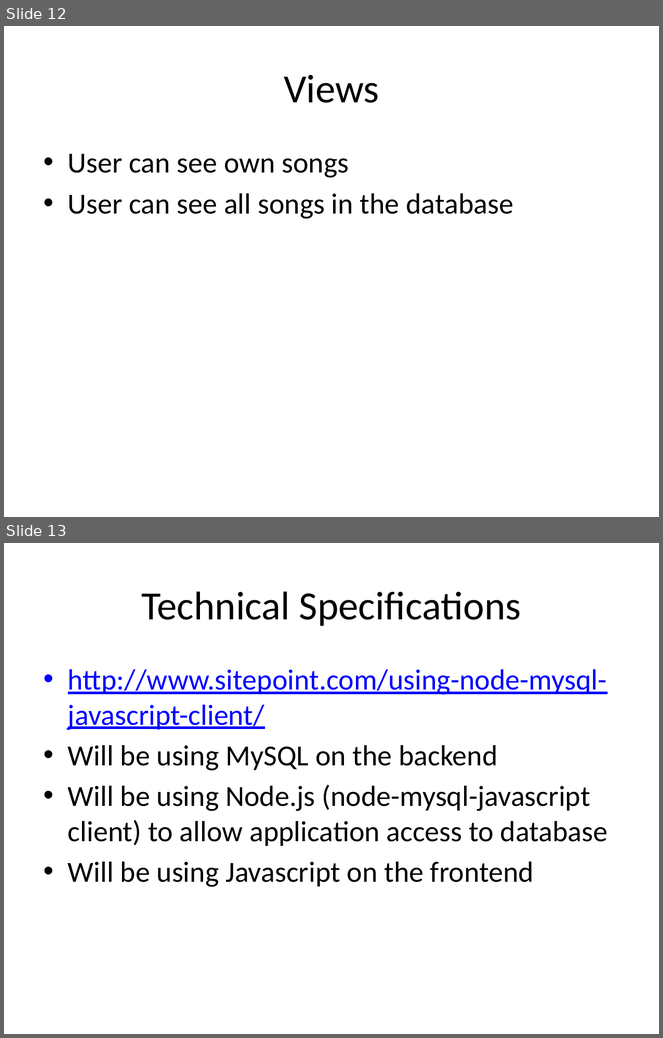
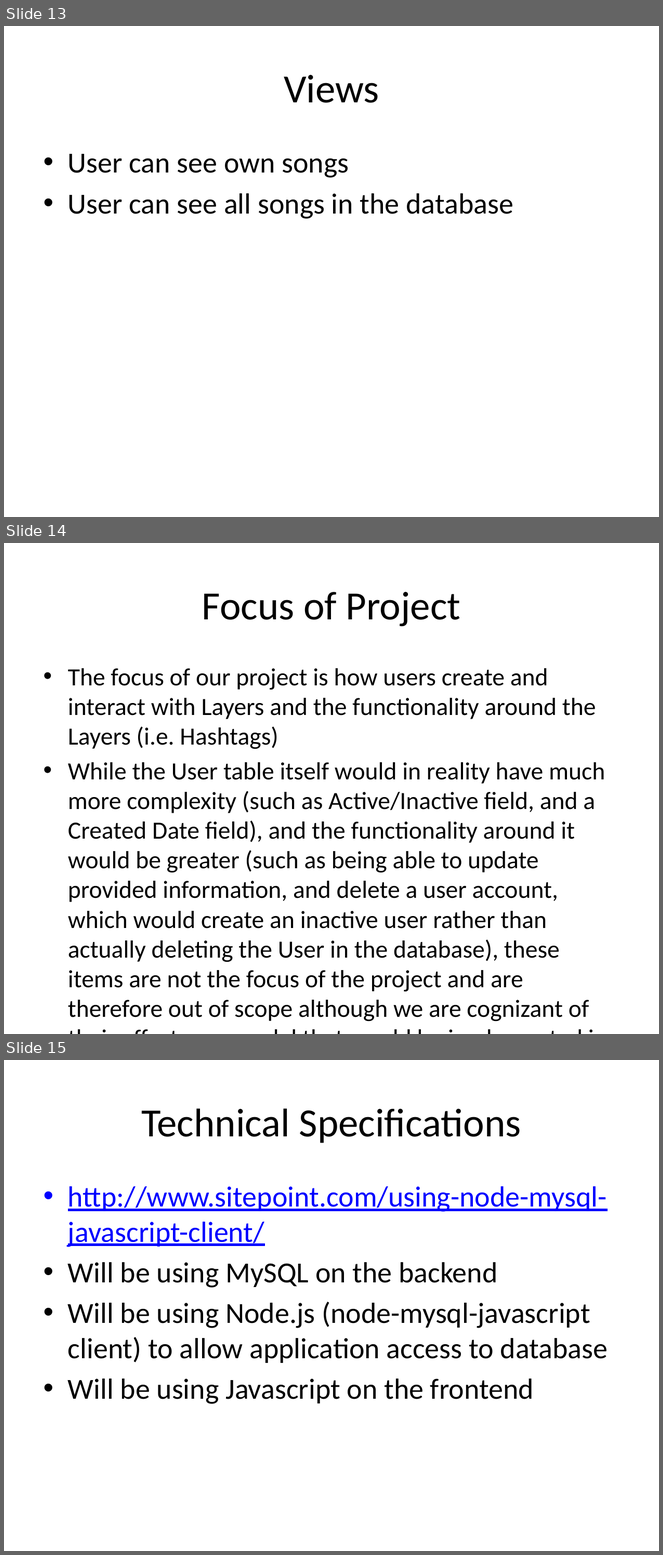
Before and after one commit to walkerq/layers, a slide deck: Project Progress Report.pptx. Shown one above the other, each under a label of ours: slides 12 and 13 before the commit, slides 13, 14 and 15 after it. The pictures are 663x1038 and 663x1555 pixels, drawn with LibreOffice and Linux fonts; fonts in the diff are those of the drawing. Boxes give left, top, right and bottom in pixels: in the first picture for what was removed or moved away, otherwise in the second. Text is boxed around its words. In the diff, an @@ line names an element or a change of style, - is before the commit and + after.

Commit message:
Added files via upload
Changed:
Slide 7 diagram (removed delete)
Slide 8 description...added bottom line
Slide 10 entirely
Slide 12 is new
Slide 14 is new

```diff
--- a/Project Progress Report.pptx
+++ b/Project Progress Report.pptx
@@ slide 14 added at (4, 543, 659, 1034), background #FFFFFF @@
@@ title added at (202, 592, 461, 627), 44 pt, text #000000 @@
+Focus of Project
@@ text added at (68, 668, 605, 1022), 27.2 pt, text #000000 @@
+• The focus of our project is how users create and interact with Layers and the functionality around the Layers (i.e. Hashtags)
+• While the User table itself would in reality have much more complexity (such as Active/Inactive field, and a Created Date field), and the functionality around it would be greater (such as being able to update provided information, and delete a user account, which would create an inactive user rather than actually deleting the User in the database), these items are not the focus of the project and are therefore out of scope although we are cognizant of their effect on a model that would be implemented in reality.
@@ what was slide 12 is now slide 13 @@
@@ what was slide 13 is now slide 15 @@
```
Also in this commit, not shown: 5 slides changed, 2 other slides added, 1 slide removed.
